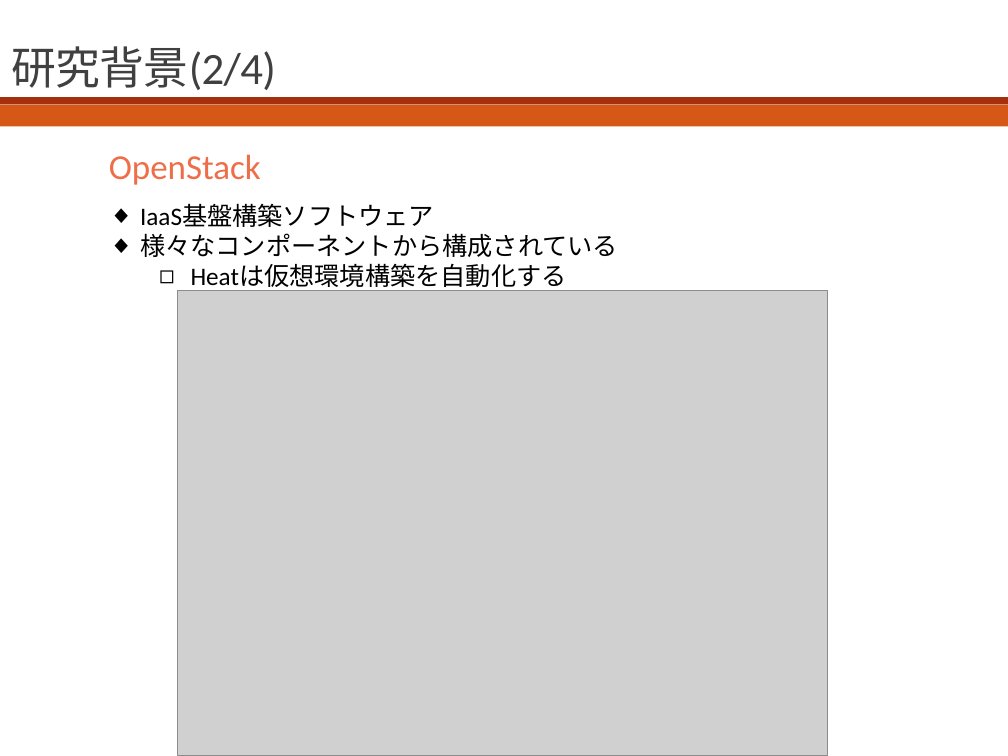
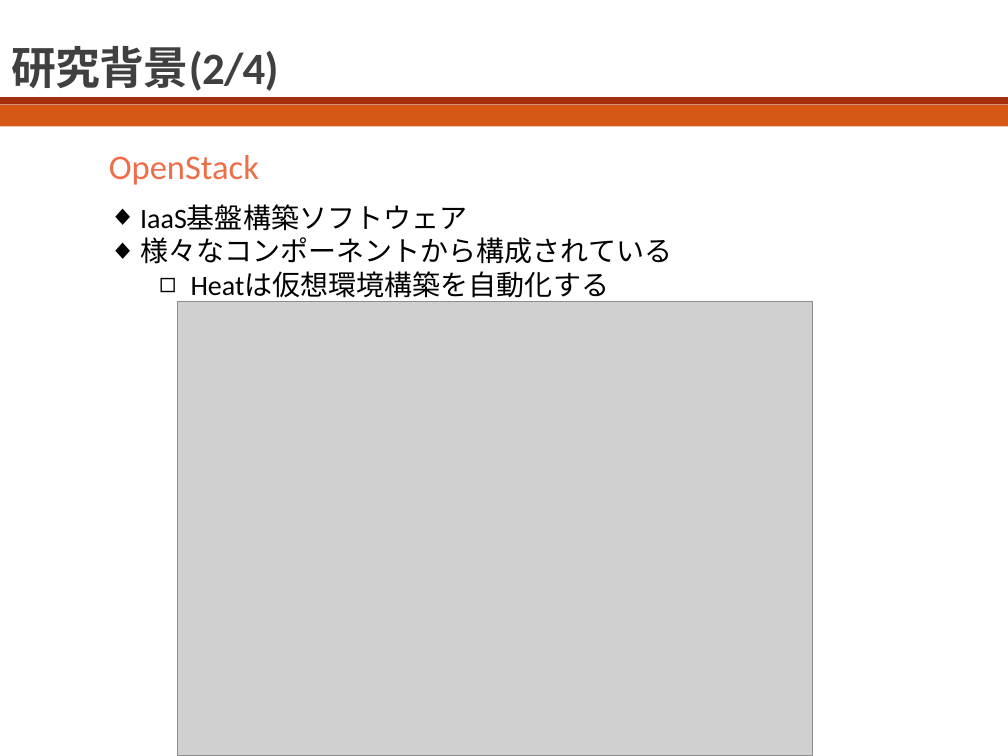
Before and after one commit to bokuhide/GUIToolCreate, a slide deck: slide 3 of 卒業論文本体/発表用スライド.pptx. Drawn at 1008x756 pixels with LibreOffice and Linux fonts; fonts in the diff are those of the drawing; grey boxes stand for pictures. Boxes give left, top, right and bottom in pixels: in the first picture for what was removed or moved away, otherwise in the second. Text is boxed around its words. In the diff, an @@ line names an element or a change of style, - is before the commit and + after.

```diff
--- a/卒業論文本体/発表用スライド.pptx
+++ b/卒業論文本体/発表用スライド.pptx
@@ title "研究背景(2/4)" at bbox=[12, 46, 279, 91]: bold on @@
@@ text "OpenStack" at bbox=[109, 155, 259, 185]: size 25 to 24.8 pt @@
@@ text "IaaS基盤構築ソフトウェア" at bbox=[140, 205, 672, 302]: size 18 to 20 pt @@
@@ picture: place and size @@
-picture at bbox=[177, 290, 828, 756]
+picture at bbox=[177, 301, 812, 756]
```
Also in this commit, not shown: 5 other slides changed, 6 slides added, 1 slide removed, 10 other files.
